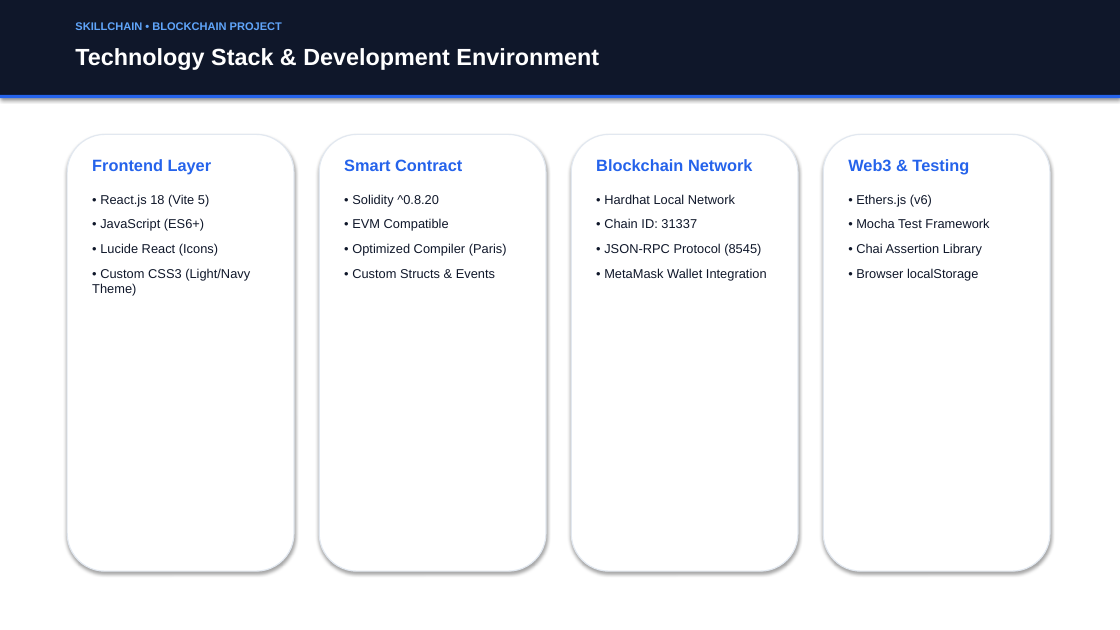
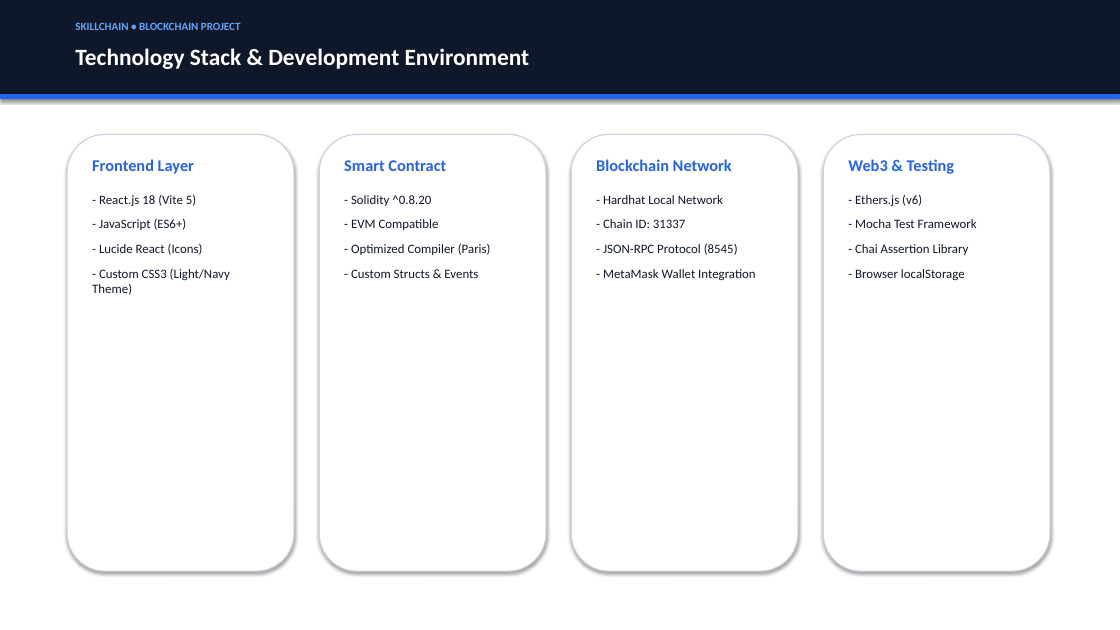
Before and after one commit to saksham1126/SkillChain, a slide deck: slide 9 of SkillChain_Presentation.pptx. Drawn at 1120x630 pixels with LibreOffice and Linux fonts; fonts in the diff are those of the drawing. Boxes give left, top, right and bottom in pixels: in the first picture for what was removed or moved away, otherwise in the second. Text is boxed around its words. In the diff, an @@ line names an element or a change of style, - is before the commit and + after.

Commit message:
fix: resolve XML formatting issues in presentation PPTX

```diff
--- a/SkillChain_Presentation.pptx
+++ b/SkillChain_Presentation.pptx
@@ rectangle at (0,0,1120,97): outline none to #0F172A 0.75 pt @@
@@ text "SKILLCHAIN • BLOCKCHAIN PROJECT" at (75,22,241,30): font Arial to Calibri; more space between paragraphs @@
@@ text "Technology Stack & Development Environment" at (75,48,530,69): font Arial to Calibri; more space between paragraphs @@
@@ rectangle at (0,95,1120,98): outline none to #2563EB 0.75 pt @@
@@ outline #E2E8F0 1 pt to #CBD5E1 1 pt in 4 elements at (67,134,294,571), (319,134,546,571), (571,134,798,571), (823,134,1050,571) @@
@@ text at (92,159,194,174): font Arial to Calibri in "Frontend Layer" @@
@@ text at (344,160,446,171): font Arial to Calibri in "Smart Contract" @@
@@ text at (596,159,732,171): font Arial to Calibri in "Blockchain Network" @@
@@ text at (848,159,954,174): font Arial to Calibri in "Web3 & Testing" @@
@@ text at (92,195,230,295): text changed; font Arial to Calibri @@
-• React.js 18 (Vite 5)
-• JavaScript (ES6+)
-• Lucide React (Icons)
-• Custom CSS3 (Light/Navy Theme)
+- React.js 18 (Vite 5)
+- JavaScript (ES6+)
+- Lucide React (Icons)
+- Custom CSS3 (Light/Navy Theme)
@@ text at (351,195,491,278): text changed; font Arial to Calibri @@
-• Solidity ^0.8.20
-• EVM Compatible
-• Optimized Compiler (Paris)
-• Custom Structs & Events
+- Solidity ^0.8.20
+- EVM Compatible
+- Optimized Compiler (Paris)
+- Custom Structs & Events
@@ text at (603,195,755,281): text changed; font Arial to Calibri @@
-• Hardhat Local Network
-• Chain ID: 31337
-• JSON-RPC Protocol (8545)
-• MetaMask Wallet Integration
+- Hardhat Local Network
+- Chain ID: 31337
+- JSON-RPC Protocol (8545)
+- MetaMask Wallet Integration
@@ text at (855,195,977,280): text changed; font Arial to Calibri @@
-• Ethers.js (v6)
-• Mocha Test Framework
-• Chai Assertion Library
-• Browser localStorage
+- Ethers.js (v6)
+- Mocha Test Framework
+- Chai Assertion Library
+- Browser localStorage
```
Also in this commit, not shown: 11 other slides changed, 1 other file.
